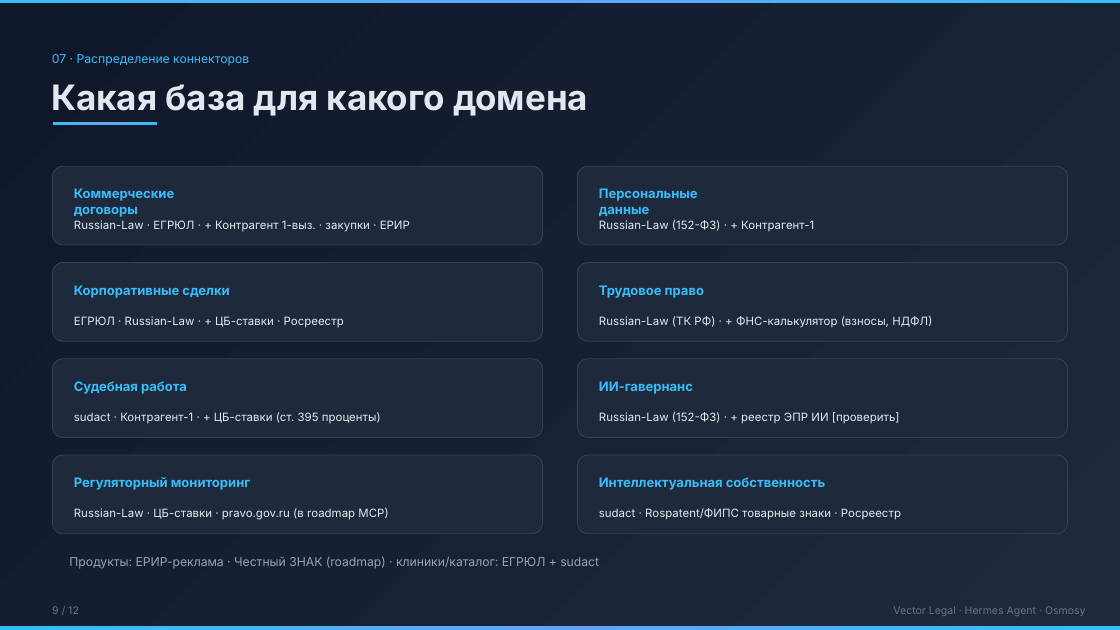
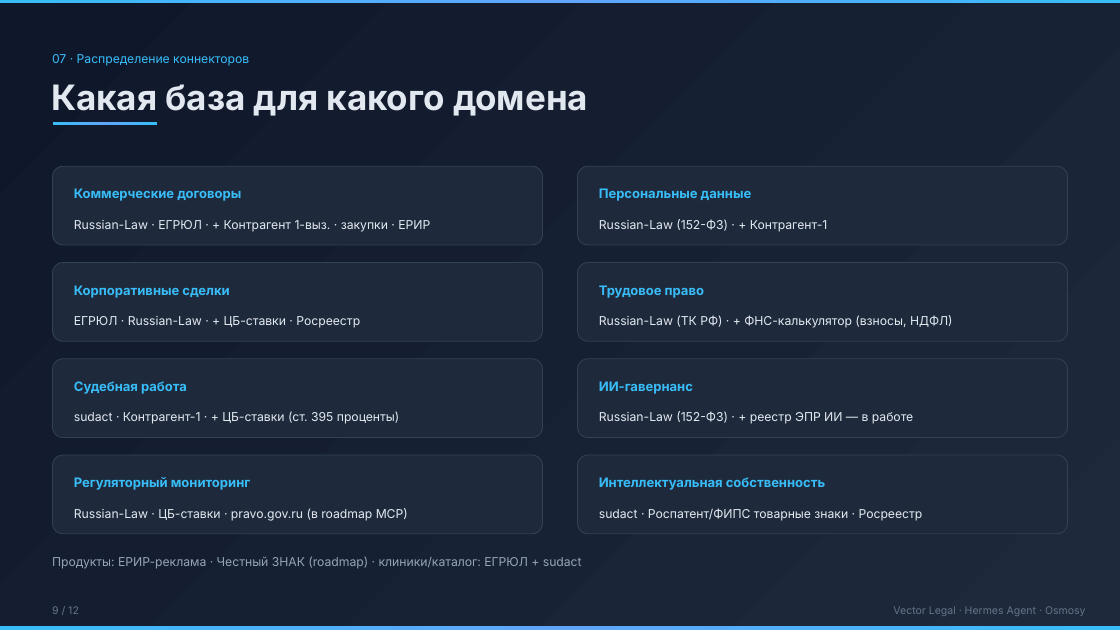
Before and after one commit to Osmosy/vector-legal, a slide deck: slide 9 of vector-legal-presentation.pptx. Drawn at 1120x630 pixels with LibreOffice and Linux fonts; fonts in the diff are those of the drawing. Boxes give left, top, right and bottom in pixels: in the first picture for what was removed or moved away, otherwise in the second. Text is boxed around its words. In the diff, an @@ line names an element or a change of style, - is before the commit and + after.

```diff
--- a/vector-legal-presentation.pptx
+++ b/vector-legal-presentation.pptx
@@ text "Коммерческие договоры" rewrapped from [74, 188, 174, 217] to [74, 188, 241, 201] @@
@@ text "Персональные данные" rewrapped from [599, 188, 698, 216] to [599, 188, 752, 201] @@
@@ size 9.8 to 10.5 pt in 6 elements at [74, 508, 408, 521], [599, 219, 827, 232], [74, 411, 399, 424], [74, 220, 430, 232], [74, 316, 360, 328], [599, 315, 953, 328] @@
@@ text at [599, 411, 913, 424]: text changed; size 9.8 to 10.5 pt @@
-Russian-Law (152-ФЗ) · + реестр ЭПР ИИ [проверить]
+Russian-Law (152-ФЗ) · + реестр ЭПР ИИ — в работе
@@ text at [599, 508, 923, 521]: text changed; size 9.8 to 10.5 pt @@
-sudact · Rospatent/ФИПС товарные знаки · Росреестр
+sudact · Роспатент/ФИПС товарные знаки · Росреестр
@@ text "Продукты: ЕРИР-реклама · Честный ЗНАК ...": place and size @@
-text "Продукты: ЕРИР-реклама · Честный ЗНАК ..." at [69, 556, 599, 569]
+text "Продукты: ЕРИР-реклама · Честный ЗНАК ..." at [52, 556, 582, 569]
```
Also in this commit, not shown: 11 other slides changed.
